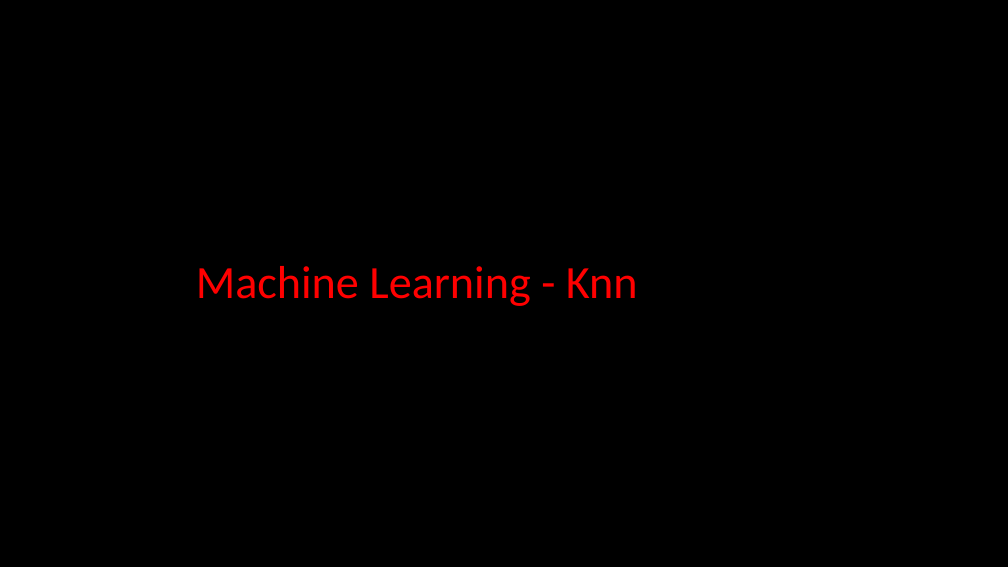
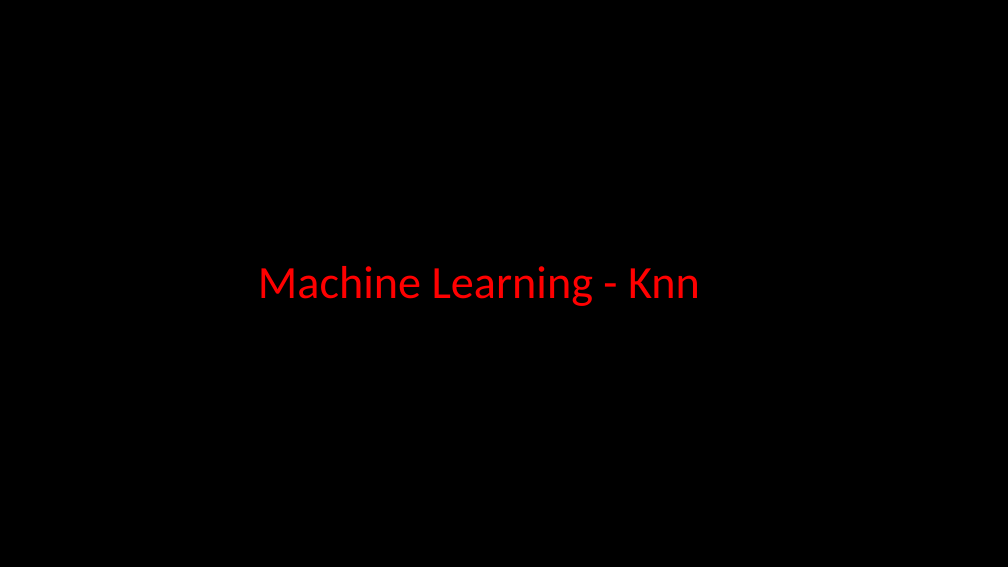
Before and after one commit to Clapiniella/data_science_jun_2020, a slide deck: slide 1 of week8/day4/theory/Machine Learning - Knn.pptx. Drawn at 1008x567 pixels with LibreOffice and Linux fonts; fonts in the diff are those of the drawing. Boxes give left, top, right and bottom in pixels: in the first picture for what was removed or moved away, otherwise in the second. Text is boxed around its words. In the diff, an @@ line names an element or a change of style, - is before the commit and + after.

```diff
--- a/week8/day4/theory/Machine Learning - Knn.pptx
+++ b/week8/day4/theory/Machine Learning - Knn.pptx
@@ title "Machine Learning - Knn": place and size @@
-title "Machine Learning - Knn" at [196,266,638,306]
+title "Machine Learning - Knn" at [258,266,700,306]
```
Also in this commit, not shown: 2 other slides changed, 2 other files.
